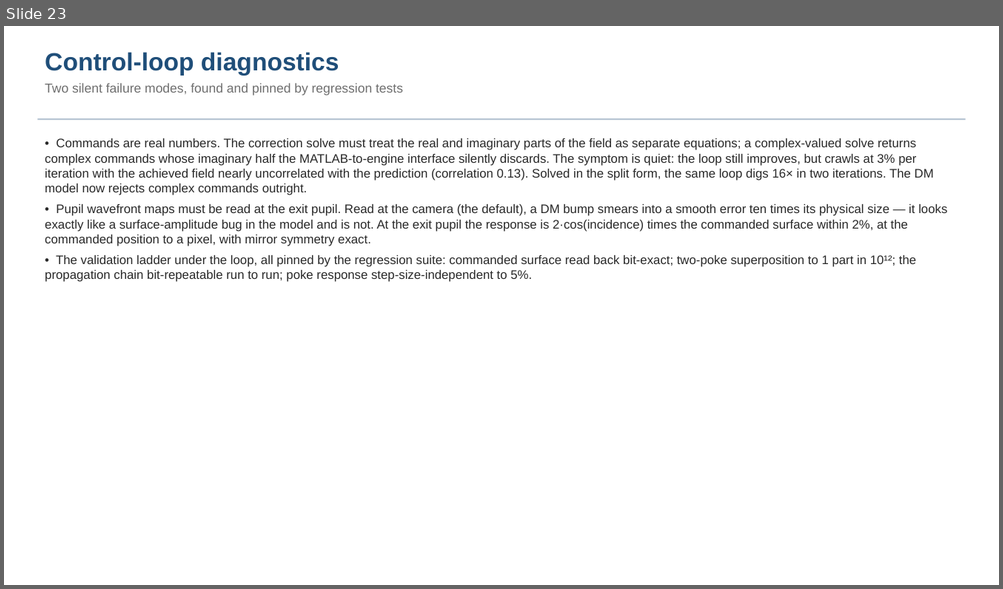
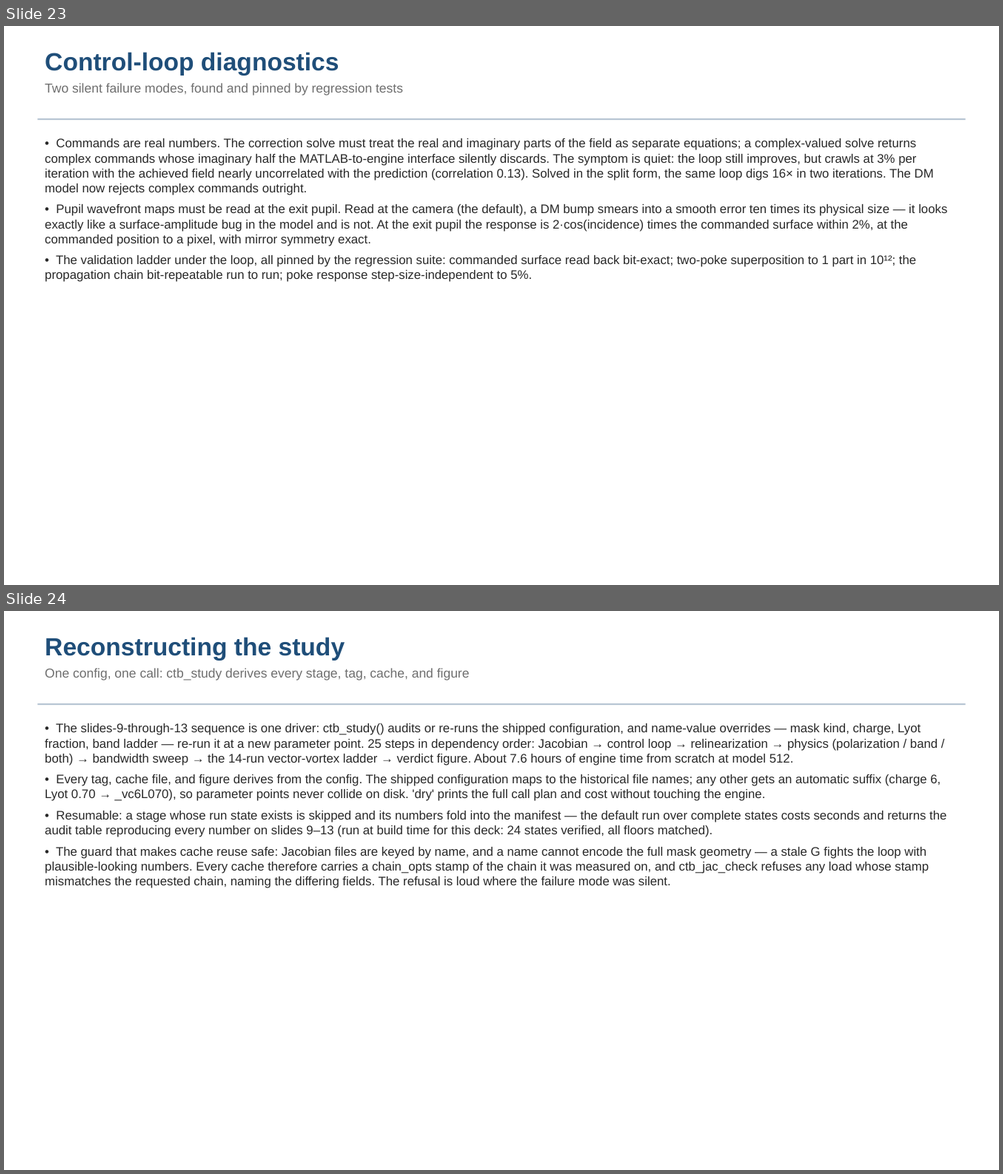
Before and after one commit to nasa-jpl/MACOS_resources, a slide deck: mmacos/templates/30_instruments/bench_ctb/deck_ctb.pptx. Shown one above the other, each under a label of ours: slide 23 before the commit, slides 23 and 24 after it. The pictures are 1003x589 and 1003x1174 pixels, drawn with LibreOffice and Linux fonts; fonts in the diff are those of the drawing. Boxes give left, top, right and bottom in pixels: in the first picture for what was removed or moved away, otherwise in the second. Text is boxed around its words. In the diff, an @@ line names an element or a change of style, - is before the commit and + after.

```diff
--- a/mmacos/templates/30_instruments/bench_ctb/deck_ctb.pptx
+++ b/mmacos/templates/30_instruments/bench_ctb/deck_ctb.pptx
@@ slide 24 added at <box>4,611,999,1170</box>, background #FFFFFF @@
@@ text added at <box>45,637,469,681</box>, 12.5 pt, text #6E6E6E @@
+Reconstructing the study
+One config, one call: ctb_study derives every stage, tag, cache, and figure
@@ rectangle added at <box>37,703,965,705</box>, fill #B8C6D4 @@
@@ text added at <box>45,723,946,889</box>, 12 pt, text #282828 @@
+• The slides-9-through-13 sequence is one driver: ctb_study() audits or re-runs the shipped configuration, and name-value overrides — mask kind, charge, Lyot fraction, band ladder — re-run it at a new parameter point. 25 steps in dependency order: Jacobian → control loop → relinearization → physics (polarization / band / both) → bandwidth sweep → the 14-run vector-vortex ladder → verdict figure. About 7.6 hours of engine time from scratch at model 512.
+• Every tag, cache file, and figure derives from the config. The shipped configuration maps to the historical file names; any other gets an automatic suffix (charge 6, Lyot 0.70 → _vc6L070), so parameter points never collide on disk. 'dry' prints the full call plan and cost without touching the engine.
+• Resumable: a stage whose run state exists is skipped and its numbers fold into the manifest — the default run over complete states costs seconds and returns the audit table reproducing every number on slides 9–13 (run at build time for this deck: 24 states verified, all floors matched).
+• The guard that makes cache reuse safe: Jacobian files are keyed by name, and a name cannot encode the full mask geometry — a stale G fights the loop with plausible-looking numbers. Every cache therefore carries a chain_opts stamp of the chain it was measured on, and ctb_jac_check refuses any load whose stamp mismatches the requested chain, naming the differing fields. The refusal is loud where the failure mode was silent.
```
Also in this commit, not shown: 2 slides changed, 11 other files.
